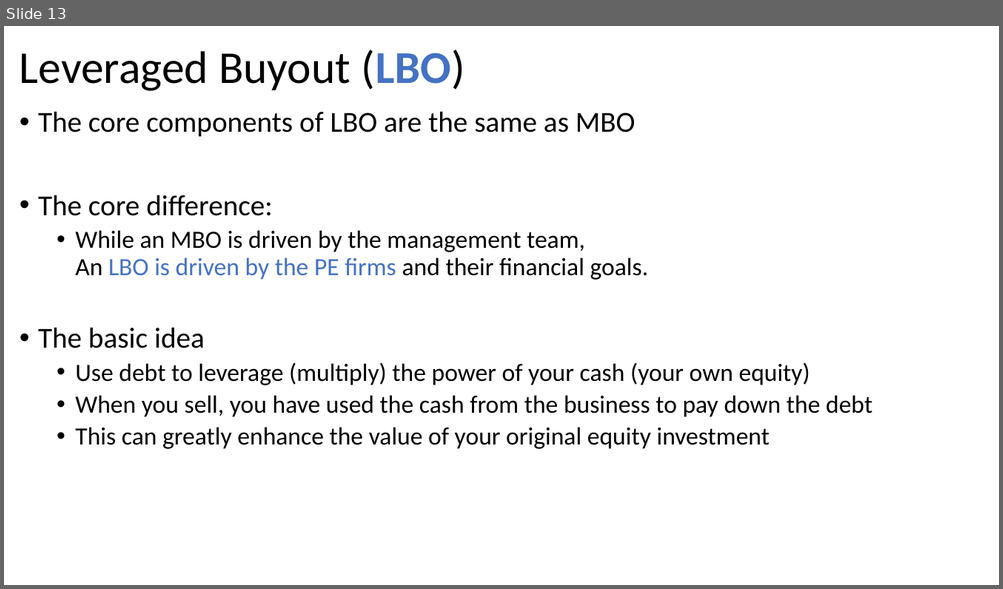
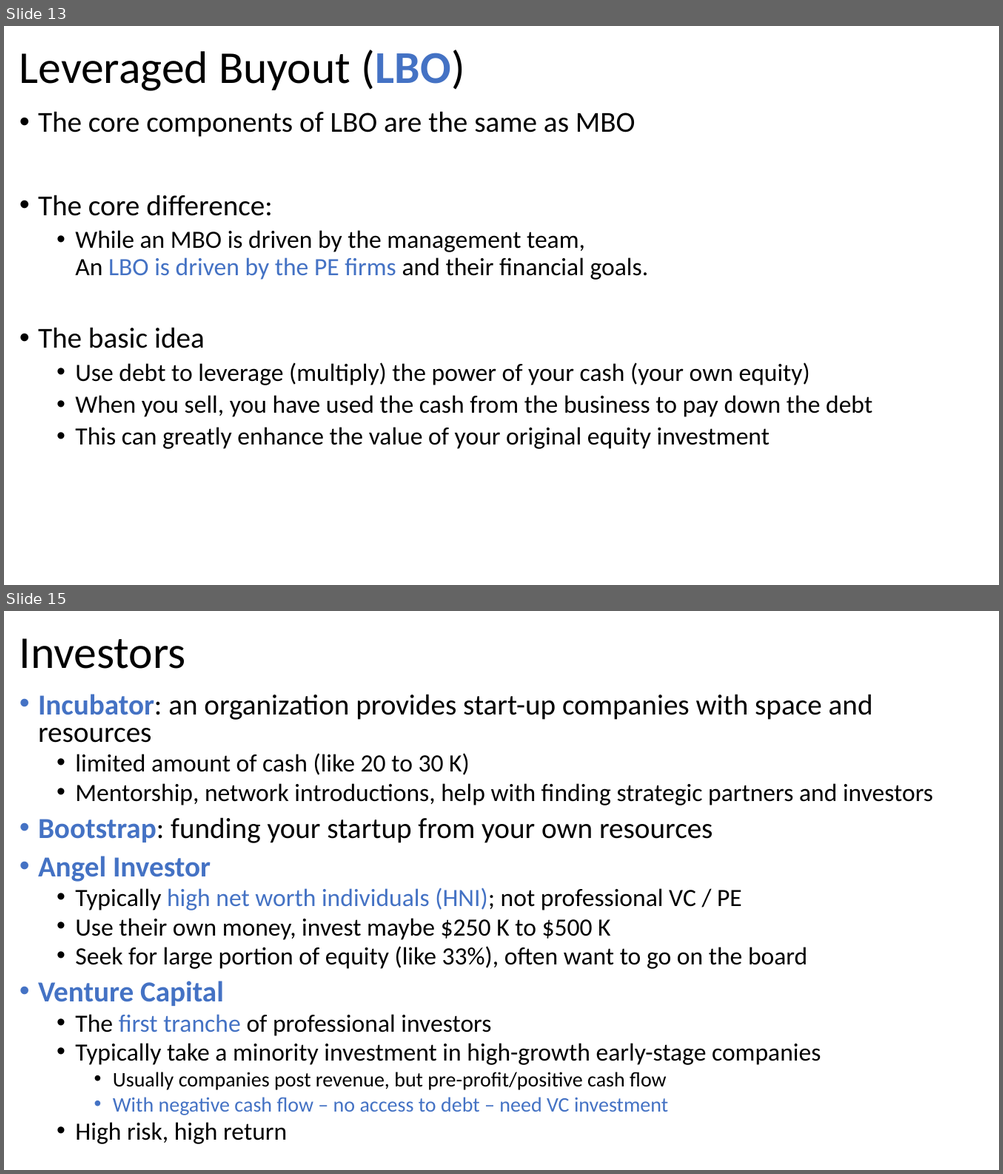
Before and after one commit to gowestyang/finance, a slide deck: (2021 John) Private Equity Finance/Presentation1.pptx. Shown one above the other, each under a label of ours: slide 13 before the commit, slides 13 and 15 after it; the slides between them are not shown. The pictures are 1003x589 and 1003x1174 pixels, drawn with LibreOffice and Linux fonts; fonts in the diff are those of the drawing. Boxes give left, top, right and bottom in pixels: in the first picture for what was removed or moved away, otherwise in the second. Text is boxed around its words. In the diff, an @@ line names an element or a change of style, - is before the commit and + after.

```diff
--- a/(2021 John) Private Equity Finance/Presentation1.pptx
+++ b/(2021 John) Private Equity Finance/Presentation1.pptx
@@ slide 15 added at (4, 611, 999, 1170), background #FFFFFF @@
@@ title added at (20, 638, 186, 669), 44 pt, text #000000 @@
+Investors
@@ text added at (38, 694, 933, 1145), 24 pt, text #000000 @@
+• Incubator: an organization provides start-up companies with space and resources
+  • limited amount of cash (like 20 to 30 K)
+  • Mentorship, network introductions, help with finding strategic partners and investors
+• Bootstrap: funding your startup from your own resources
+• Angel Investor
+  • Typically high net worth individuals (HNI); not professional VC / PE
+  • Use their own money, invest maybe $250 K to $500 K
+  • Seek for large portion of equity (like 33%), often want to go on the board
+• Venture Capital
+  • The first tranche of professional investors
+  • Typically take a minority investment in high-growth early-stage companies
+    • Usually companies post revenue, but pre-profit/positive cash flow
+    • With negative cash flow – no access to debt – need VC investment
+  • High risk, high return
```
Also in this commit, not shown: 2 slides changed, 9 other slides added.
